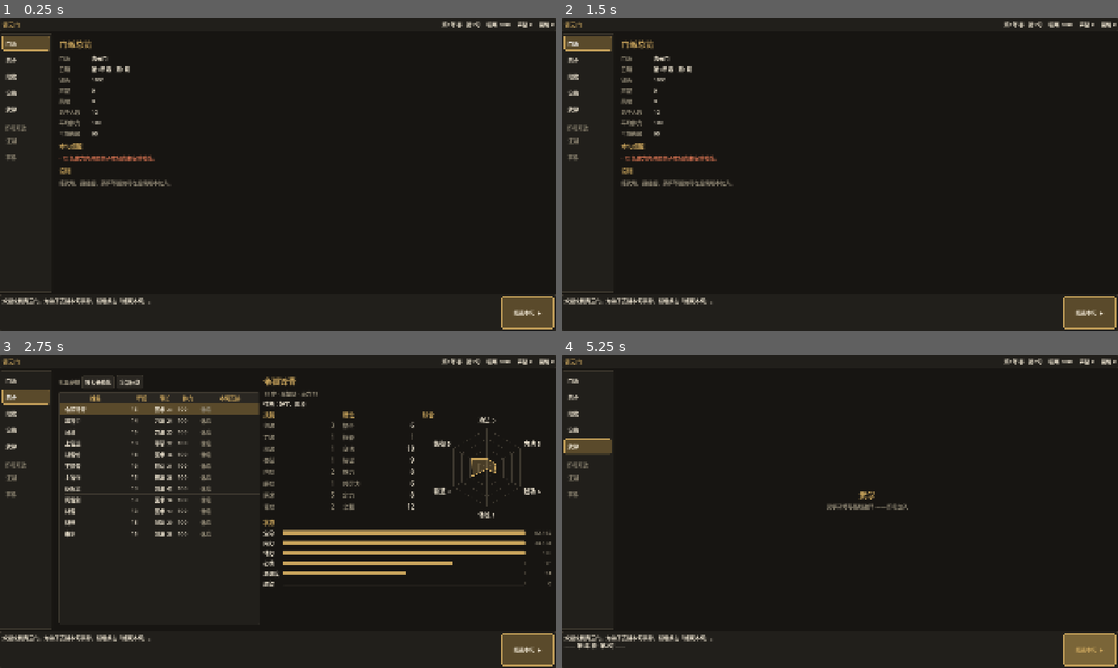
Above: before the commit, frames 1-4 (two rows, left to right).
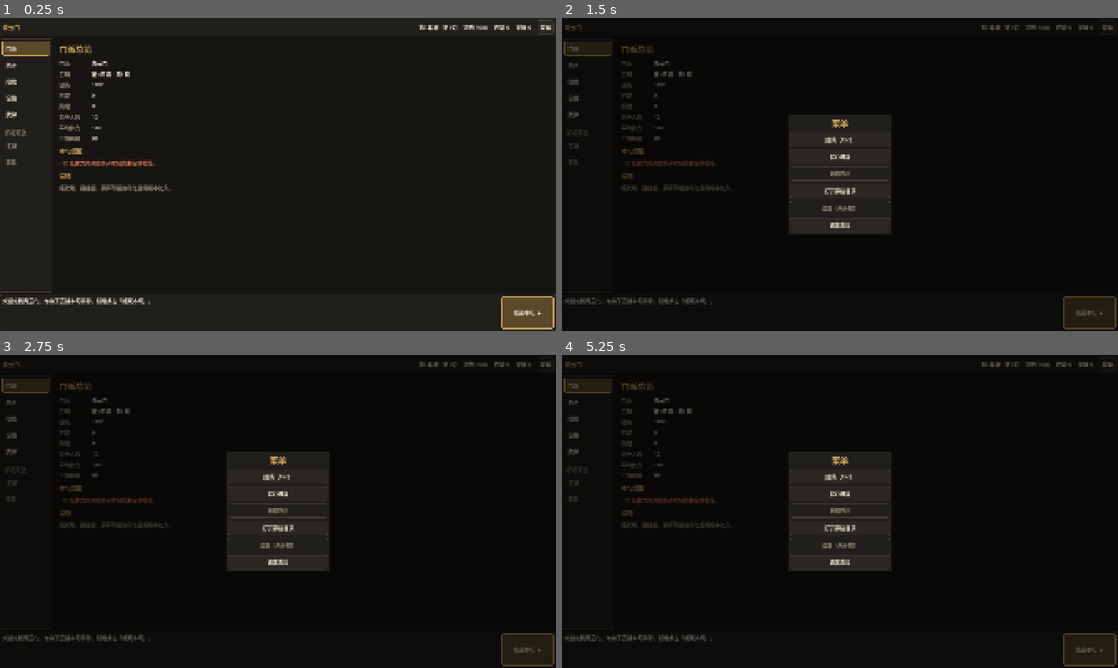
Above: after the commit, the same moments.

Repository: SingerLeo/wuxia_strategy
Game: Godot game, scene res://scenes/main.tscn
Same seed, same stepped clock (60 frames per second), same inputs: the game is played once before the commit and once after it.
Inputs (mouse positions are in pixels of both pictures, inside the frame that each line leads up to):
- Up to frame 1 (0.25 s): no input
- Up to frame 2 (1.5 s): click (1106, 27) at 0.5 s, where only the run after the commit has a clickable "菜单"; click "门派" at 1.25 s
- Up to frame 3 (2.75 s): click "弟子" at 2 s
- Up to frame 4 (5.25 s): click "招收" at 2.75 s; click "设施" at 3.5 s; click "武学" at 4.25 s; click "结束本旬 ▶" at 5 s

The runs differ from the first frame. In frame 1, 3.7% of the frame differs, in the area x 0-100%, y 0-56%; in frame 2, 5.4%; in frame 3, 14%, in the area x 0-100%, y 0-100%; in frame 4, 4.3%.

Commit message:
Menu: visible button in the top bar (Esc was not discoverable)

Diff:
--- a/src/ui/main.gd
+++ b/src/ui/main.gd
@@ -168,6 +168,11 @@
 	row.add_child(_prestige_label)
 	_honor_label = Page.make_label("")
 	row.add_child(_honor_label)
+	var menu_btn := Button.new()
+	menu_btn.text = "菜单"
+	menu_btn.tooltip_text = "Esc"
+	menu_btn.pressed.connect(_toggle_menu)
+	row.add_child(menu_btn)
 	return bar
 
 
